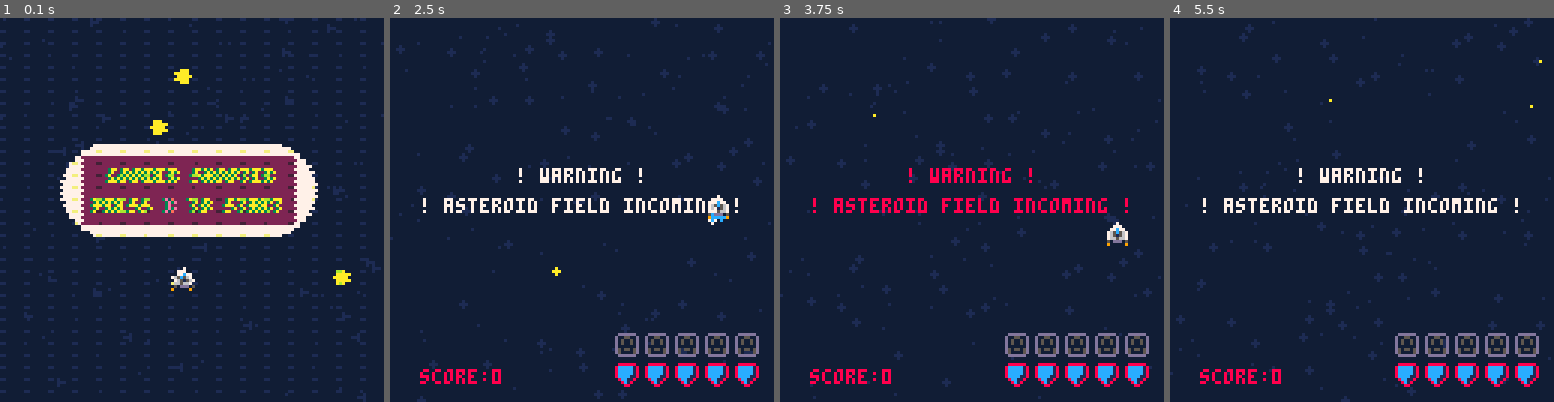
Above: before the commit, frames 1-4 (left to right).
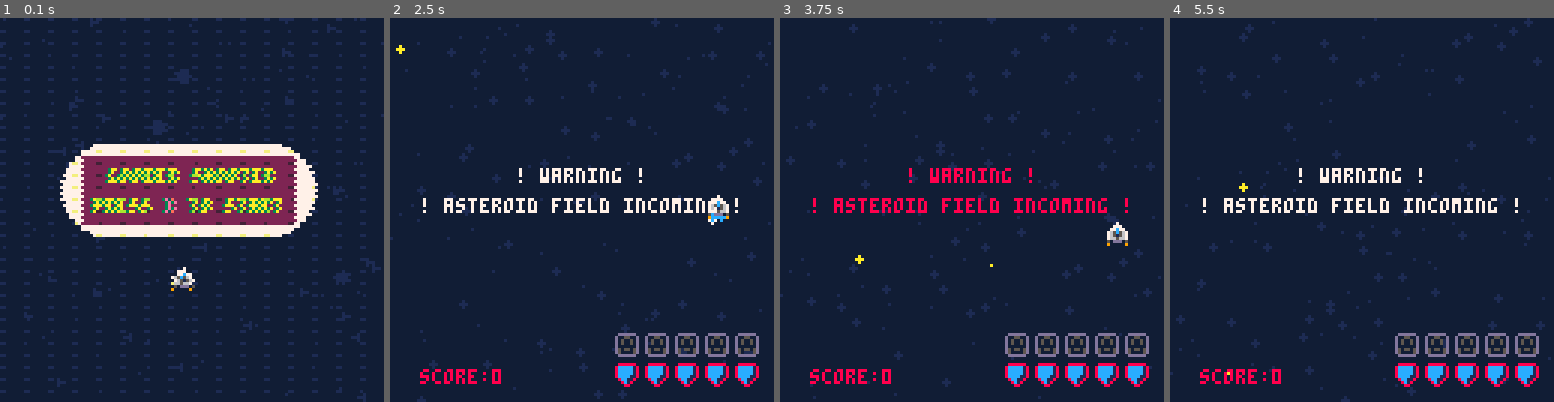
Above: after the commit, the same moments.

Repository: Sam-Horner-42/pico-8
Game: PICO-8 cartridge carts/firstgame/firstgame.p8
Two runs of this game, one before a commit and one after it. Both use one fixed random seed, a clock stepped at 60 frames per second and the inputs below.
Inputs:
- Up to frame 1 (0.1 s): no input
- Up to frame 2 (2.5 s): tap X (X key) at 0.33, 1.07, 1.85 s; tap O (Z key) at 0.7, 1.7, 2.1 s; hold Right 1.6-2.1 s; hold Up 2.15-2.42 s; hold Right from 2.47 s (still down)
- Up to frame 3 (3.75 s): tap O (Z key) every 0.4 s from 2.5 to 3.7 s; tap X (X key) at 2.97 s; release Right at 3.03 s; hold Left 3.08-3.58 s; hold Down from 3.63 s (still down)
- Up to frame 4 (5.5 s): release Down at 3.97 s; hold Right 4.02-4.68 s; tap X (X key) at 4.08, 5.2 s; tap O (Z key) every 0.4 s from 4.1 to 5.3 s; hold Up 4.73-5.03 s; hold Left from 5.08 s (still down)

The runs differ from the first frame. In frame 1, 0.4% of the frame differs, in the area x 39-92%, y 13-70%; in frame 2, less than 0.1%; in frame 3, less than 0.1%; in frame 4, less than 0.1%.

Commit message:
Removed Redundant code

Diff:
--- /dev/null
+++ b/backup/20250720_203235_firstgame.p8
@@ -0,0 +1,51 @@
+pico-8 cartridge // http://www.pico-8.com
+version 42
+__lua__
+#include main.lua
+#include gameplay.lua
+#include stars.lua
+#include pickups.lua
+#include enemies.lua
+#include thrusters.lua
+#include player.lua
+#include projectiles.lua
+#include laser_beams.lua
+#include rockets.lua
+…(38 lines of a section not shown)…
--- a/carts/firstgame/enemies.lua
+++ b/carts/firstgame/enemies.lua
@@ -22,7 +22,6 @@
 
 
     update=function(self)
-        popups = {}
         if self.state == "alive" then
 			self.y += self.spd
             if self.drift == 0 then
@@ -40,12 +39,7 @@
 		elseif self.state == "exploded" then
 			self.explosion_timer -= 1
 			if self.explosion_timer <= 0 then
-                -- drop a pickup
-                local current_x = self.x --reference to x location to prevent deletion
-                local current_y = self.y --reference to y location to prevent deletion
 				del(gameplay.enemies, self)
-
-                -- TODO make pickups random
 			end
 		end
     end,
@@ -58,25 +52,6 @@
 			spr(sprite+1, self.x, self.y) -- partially exploded
 		elseif self.state == "exploded" then
 			spr(sprite+2, self.x, self.y) -- fully exploded
-
 		end
-        for p in all(exps) do
-            circfill(p.x, p.y, p.scale, gameplay.exp_clrs)
-        end
     end,
 }
-
-
-
--- TODO make a seperate file for enemies and obstacles to add enemy AI logic
-smallspaceship = enemy:new({
-    x=64, --xpos
-    y=-1, --ypos
-    spd=5, --speed
-    state = "alive",
-    w = 8,
-    h = 8,
-    explosion_timer = 5,
-    health = 2,
-    sprite_id = 7,
-})
--- a/carts/firstgame/gameplay.lua
+++ b/carts/firstgame/gameplay.lua
@@ -118,15 +118,13 @@
             player:update()
         end
 
-        for i=#projectiles,1,-1 do
-            local proj = projectiles[i]
-            proj:update()
-            if proj.y > 128 then
-                deli(projectiles, i)
-            end
-        end
-        for i=#thruster_particles,1,-1 do
-            local p = thruster_particles[i]
+        for p in all(projectiles) do
+            p:update()
+            if p.y > 128 then
+                deli(projectiles, p)
+            end
+        end
+        for p in all(thruster_particles) do
             p:update()
             if p.life <= 0 then
                 deli(thruster_particles, i)
@@ -189,8 +187,25 @@
                 end
             end
         end
+        for p in all(gameplay.pickups) do
+            p:update()
+            if p.y > 128 then
+                deli(gameplay.pickups, p)
+            end
+        end
+        for pickup in all(pickups) do
+            if player.alive and pickup.state == "alive" and check_collision(player, pickup) then
+                sfx(14, 3)
+                gameplay.pickup_function(pickup.sprite_id, player)
+                pickup.state = "hit"
+            end
+        end
         --player collisions
         for enemy in all(enemies) do
+            enemy:update()
+            if enemy.y > 128 then
+                del(enemies, enemy) --delete enemies
+            end
             if player.alive and enemy.state == "alive" and check_collision(player, enemy) and player.invuln_timer == 0 then
                 enemy.state = "hit"
                 if player.shield == false then
@@ -198,35 +213,16 @@
                     player.health -= 10
                     player.health_bar_timer = 5
                     player.weapon_timer = 10
-                    player.invuln_timer = 5
+                    player.invuln_timer = 10
+                    player.hit_effect_timer = 5
                 elseif player.shield == true then
-                    player.invuln_timer = 5 -- half a second of invulnerability
+                    player.invuln_timer = 10 -- half a second of invulnerability
                     sfx(15, 3)
                     player.shield = false
                 end
             end
         end
-        for pickup in all(pickups) do
-            if player.alive and pickup.state == "alive" and check_collision(player, pickup) then
-                sfx(14, 3)
-                gameplay.pickup_function(pickup.sprite_id, player)
-                pickup.state = "hit"
-            end
-        end
-        --spawn enemies
-        for enemy in all(enemies) do
-            enemy:update()
-            if enemy.y > 128 then
-                del(enemies, enemy) --delete enemies
-            end
-        end
-        for i=#gameplay.pickups,1,-1 do
-            local p = gameplay.pickups[i]
-            p:update()
-            if p.y > 128 then
-                deli(gameplay.pickups, i)
-            end
-        end
+
         if gameplay.popup_timer > 0 and gameplay.popup_x > 0 and gameplay.popup_x > 0 then
             gameplay.popup_x -= 1
             gameplay.popup_y -= 1
--- a/carts/firstgame/main.lua
+++ b/carts/firstgame/main.lua
@@ -50,8 +50,6 @@
 	music(-1)
 	game_state = "play"
 	gameplay:init()
-
-
 end
 
 
--- a/carts/firstgame/player.lua
+++ b/carts/firstgame/player.lua
@@ -16,6 +16,7 @@
     weapon_timer = 0,
     rocket_count = 0,
     max_rockets = 5,
+    hit_effect_timer = 0,
 
 	new = function(self, tbl)
 		tbl = tbl or {}
@@ -27,6 +28,9 @@
         if self.menu == false then
             if self.invuln_timer > 0 then
                 self.invuln_timer -= 1
+            end
+            if self.hit_effect_timer > 0 then
+                self.hit_effect_timer -= 1
             end
             -- movement
             if btn(1) then self.x += self.spd end -- right
@@ -144,7 +148,7 @@
 
 	draw = function(self)
         if self.menu == true then
-		    spr(0, self.x, self.y)
+            spr(0, self.x, self.y)
         end
         if self.menu == false then
 
@@ -158,7 +162,7 @@
                 circfill(self.x + 3, self.y + 12, 1, 12)
                 circfill(self.x + 3, self.y + 10, 1, 7)
             end
-            if self.invuln_timer > 0 and not self.shield then
+            if self.hit_effect_timer > 0 then
                 pal(6, 8)
                 pal(7, 8)
                 pal(12,8)
@@ -171,8 +175,7 @@
             else
                 spr(0, self.x, self.y)
             end
-
-
+            -- reset background palette
             pal(0,129,1)
 
             if self.shield == true then
@@ -196,9 +199,9 @@
             for i = 0, total_hearts - 1 do
                 local x = hearts_x + i * heart_spacing
                 if i < full_hearts then
-                    spr(1, x, hearts_y) -- full heart
+                    spr(1, x, hearts_y) -- full shield
                 else
-                    spr(2, x, hearts_y) -- empty heart
+                    spr(2, x, hearts_y) -- broken shield
                 end
             end
 
--- a/carts/firstgame/stars.lua
+++ b/carts/firstgame/stars.lua
@@ -26,7 +26,7 @@
         end
 
         if self.flicker_time <= 0 and rnd() < 0.001 then
-            self.flicker_time = 60
+            self.flicker_time = 30
         end
 
         if self.flicker_time > 0 then
@@ -59,6 +59,5 @@
     spd=2,
     rad=2,
     flicker_chance = 0.01,
-	flicker_time = 8,
     close = true,
 })
Not shown, changed: activity_log.txt
Not shown, changed: 38 lines of the sprite sheet (__gfx__) section of backup/20250720_203235_firstgame.p8
Not shown, changed: the music (__music__) section of backup/20250720_203235_firstgame.p8
Not shown, changed: the sound effects (__sfx__) section of backup/20250720_203235_firstgame.p8
